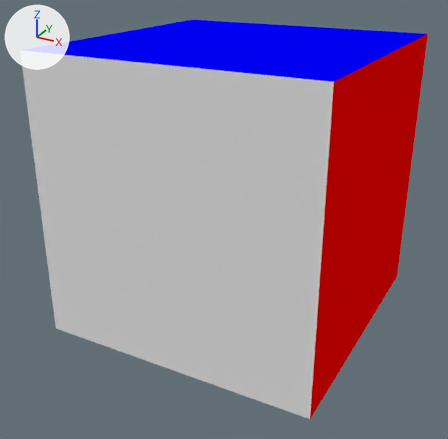
Renders of the Blender file test/scene_subdivided.blend from each side of a commit.
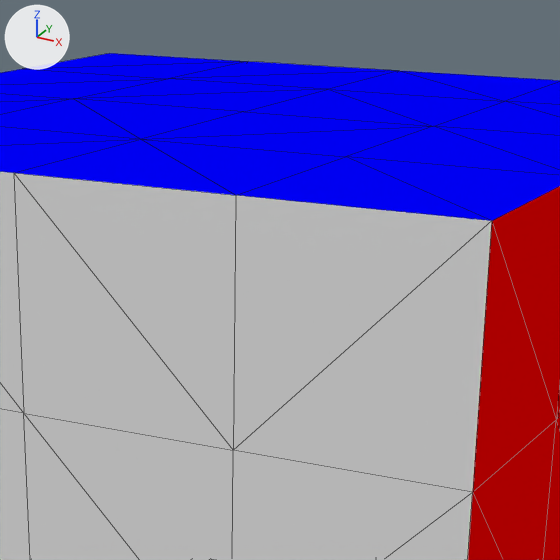
Each version is shown whole from a 50 mm camera at (3.91, -7.6, 5.15) aimed at (-0.1, -0.3, 1.5), then close up on the part from 34% to 80% of the width and 0% to 47% of the height. Every picture has the same lights, and +X, +Y and +Z are marked at upper left. The close-ups show mesh edges as thin lines.
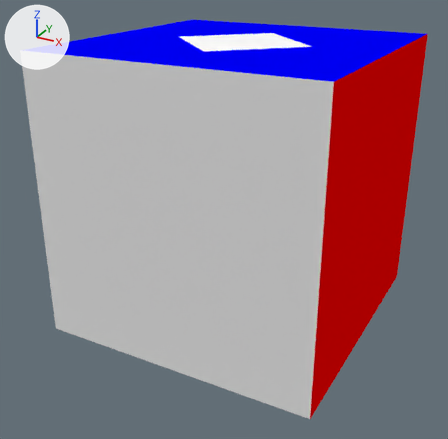
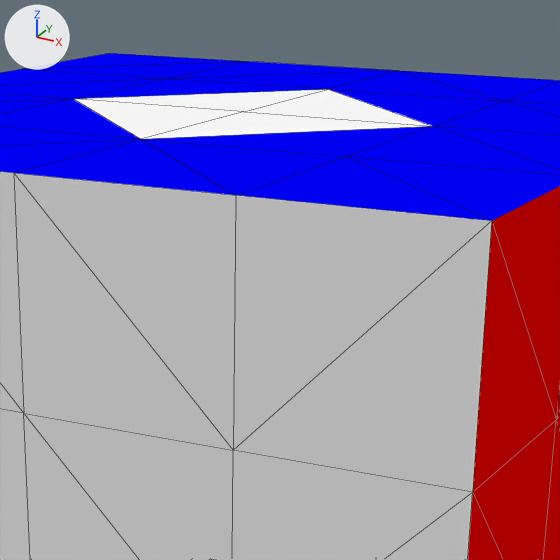
Boxes (x1, y1, x2, y2) around the edits, measured in the close-ups (560 x 560 px):
```json
{"part": 1, "of": "me_cube", "change": "recoloured", "before": [74, 89, 431, 139], "after": [74, 89, 431, 139], "on screen": "blue to white"}
```

The change, as JSON lines over the scene's bpy script:
```json
{"block": "me_cube", "where": "me_cube.from_pydata(...)  # 124 vertices, 240 faces; spans x -3.35..4.65, y -5.43..2.57, z -1.0..7.0"}
{"block": "me_cube", "where": "# used by ob_cube; location = (-0.326, 0.715, 0.5); scale = (0.5, 0.5, 0.5)"}
{"block": "me_cube", "change": "me_cube part 1: all 4 faces centred in x -0.01..1.32, y -2.1..-0.76, z 7.0 switch from mat_material_003 (blue #0000ff) to mat_material_005 (white #ffffff)"}
```
